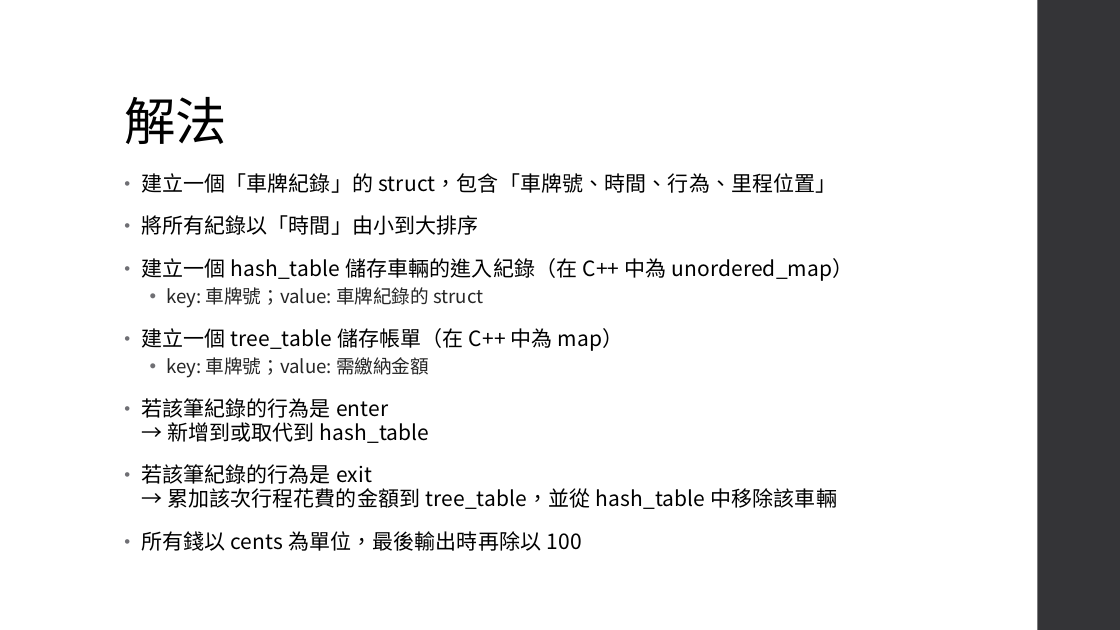
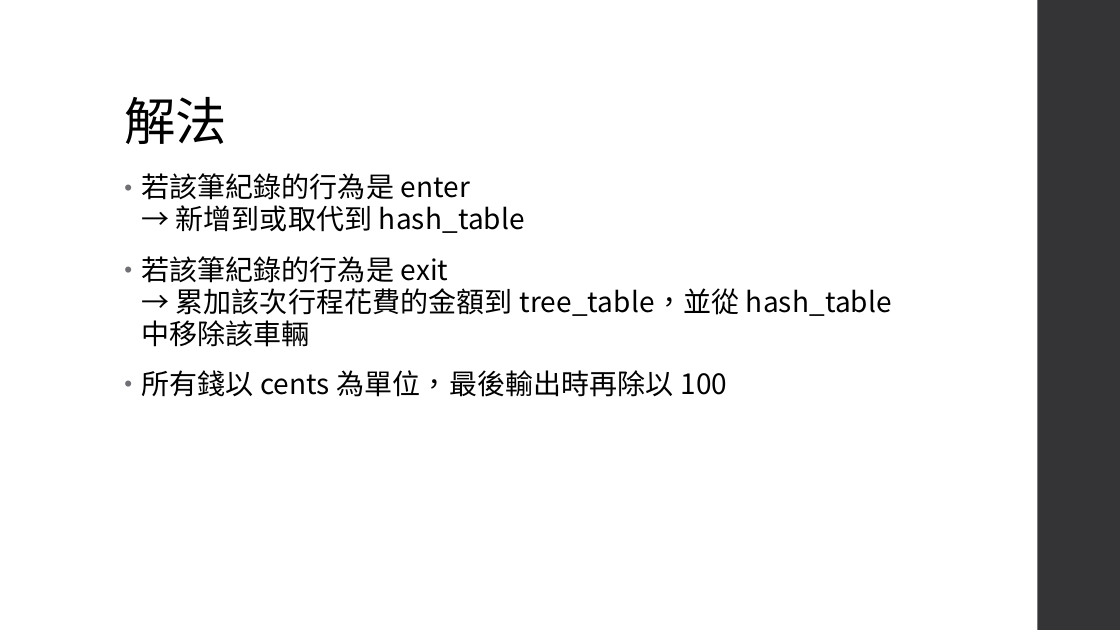
Before and after one commit to an920107/programming, a slide deck: slide 8 of C++/程設專題/reports/10138 CVDII.pptx (slide 5 before the commit). Drawn at 1120x630 pixels with LibreOffice and Linux fonts; fonts in the diff are those of the drawing. Boxes give left, top, right and bottom in pixels: in the first picture for what was removed or moved away, otherwise in the second. Text is boxed around its words. In the diff, an @@ line names an element or a change of style, - is before the commit and + after.

```diff
--- a/C++/程設專題/reports/10138 CVDII.pptx
+++ b/C++/程設專題/reports/10138 CVDII.pptx
@@ text "若該筆紀錄的行為是 enter → 新增到或取代到 hash_table" at (141,173,892,397): size 18 to 24 pt @@
@@ text at (141,173,854,378): paragraphs removed @@
-• 建立一個「車牌紀錄」的 struct，包含「車牌號、時間、行為、里程位置」
-• 將所有紀錄以「時間」由小到大排序
-• 建立一個 hash_table 儲存車輛的進入紀錄（在 C++ 中為 unordered_map）
-  • key: 車牌號；value: 車牌紀錄的 struct
-• 建立一個 tree_table 儲存帳單（在 C++ 中為 map）
-  • key: 車牌號；value: 需繳納金額
```
Also in this commit, not shown: 2 other slides changed, 3 slides added.
